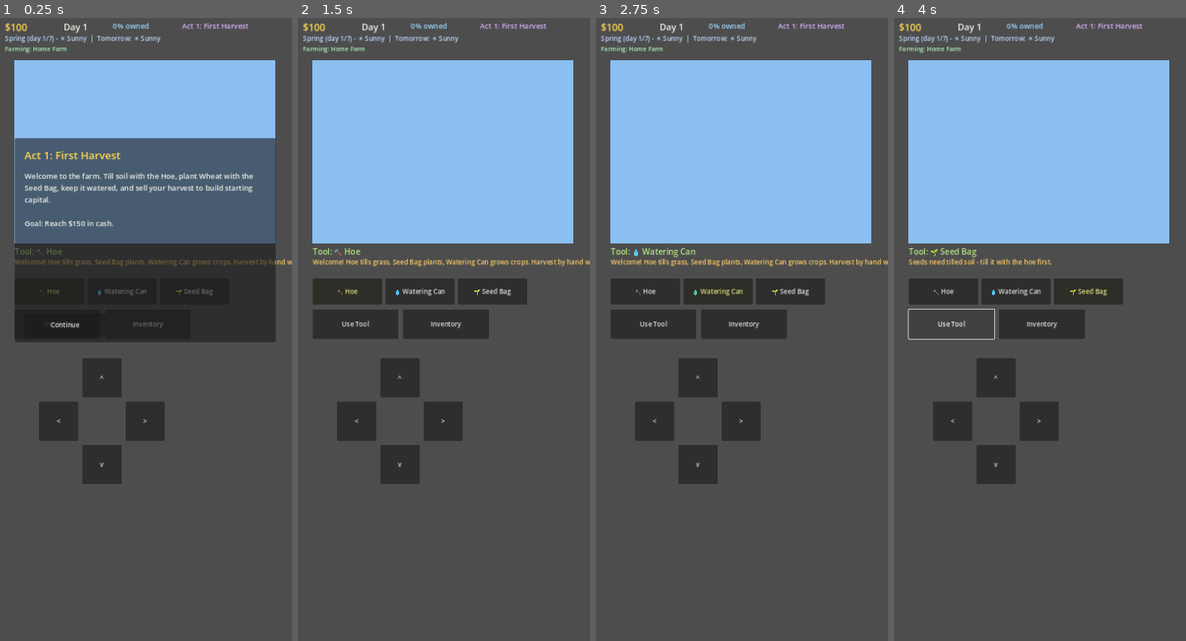
Above: before the commit, frames 1-4 (left to right).
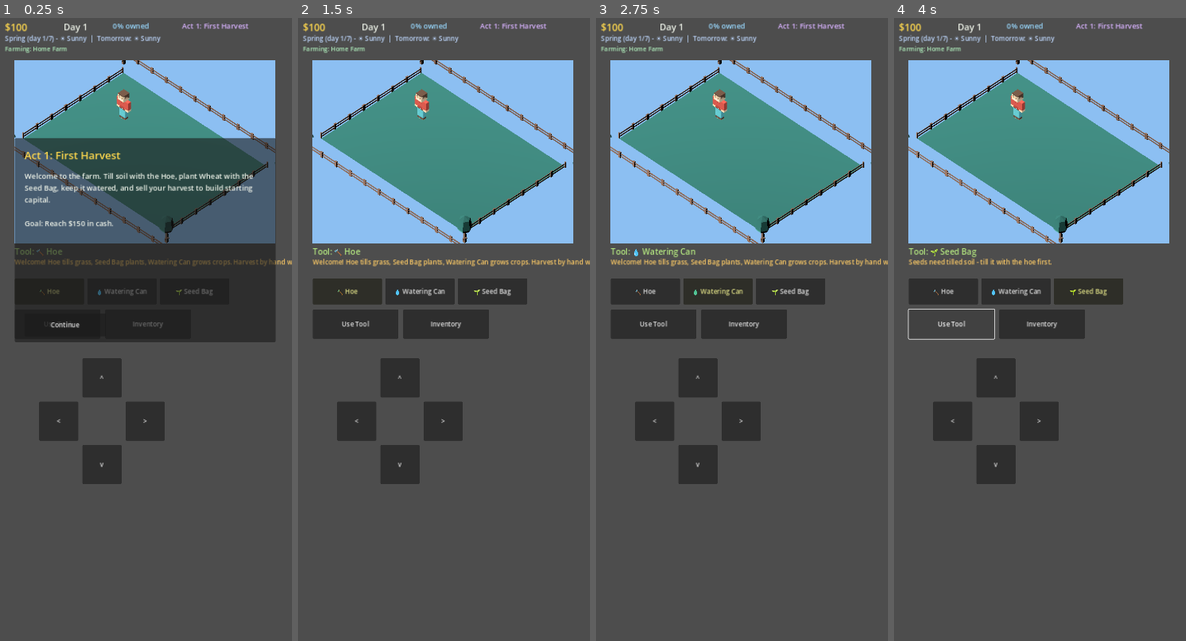
Above: after the commit, the same moments.

Repository: JLA92-bit/JLAProjects
Game: Godot game, scene res://scenes/Main.tscn
Same seed, same stepped clock (60 frames per second), same inputs: the game is played once before the commit and once after it.
Inputs:
- Up to frame 1 (0.25 s): no input
- Up to frame 2 (1.5 s): click "Continue" at 0.5 s; click "🔨 Hoe" at 1.25 s
- Up to frame 3 (2.75 s): click "💧 Watering Can" at 2 s
- Up to frame 4 (4 s): click "🌱 Seed Bag" at 2.75 s; click "Use Tool" at 3.5 s

The runs differ from the first frame. In frame 1, 11% of the frame differs, in the area x 4-95%, y 6-37%; in frame 2, 11%; in frame 3, 11%; in frame 4, 11%.

Commit message:
Fix camera look_at() called before being added to the scene tree
look_at() needs a global transform, which requires the node already be
inside the tree - calling it first threw "Node not inside tree" and
aborted _build_farm_view() before the camera was added or activated,
which is why only the configured background color rendered and no
geometry ever appeared. Confirmed via the exact error in Godot's
Debugger > Errors panel. Also renames a local var that shadowed
Node.name (unrelated lint warning surfaced in the same panel).

Diff:
--- a/godot/scripts/Main.gd
+++ b/godot/scripts/Main.gd
@@ -356,8 +356,8 @@
 	cam.size = ROWS * WORLD_TILE + 2.0
 	var center := Vector3((COLS - 1) * WORLD_TILE * 0.5, 0, (ROWS - 1) * WORLD_TILE * 0.5)
 	cam.position = center + Vector3(9, 11, 9)
+	world_root.add_child(cam)
 	cam.look_at(center, Vector3.UP)
-	world_root.add_child(cam)
 	cam.current = true
 
 func _build_farm_grid():
@@ -1425,8 +1425,8 @@
 	if remote_commit == "" or remote_commit == current_build_commit:
 		return
 	for asset in parsed.get("assets", []):
-		var name: String = asset.get("name", "")
-		if name.ends_with(".apk"):
+		var asset_name: String = asset.get("name", "")
+		if asset_name.ends_with(".apk"):
 			update_download_url = asset.get("browser_download_url", "")
 			break
 	if update_download_url != "":
